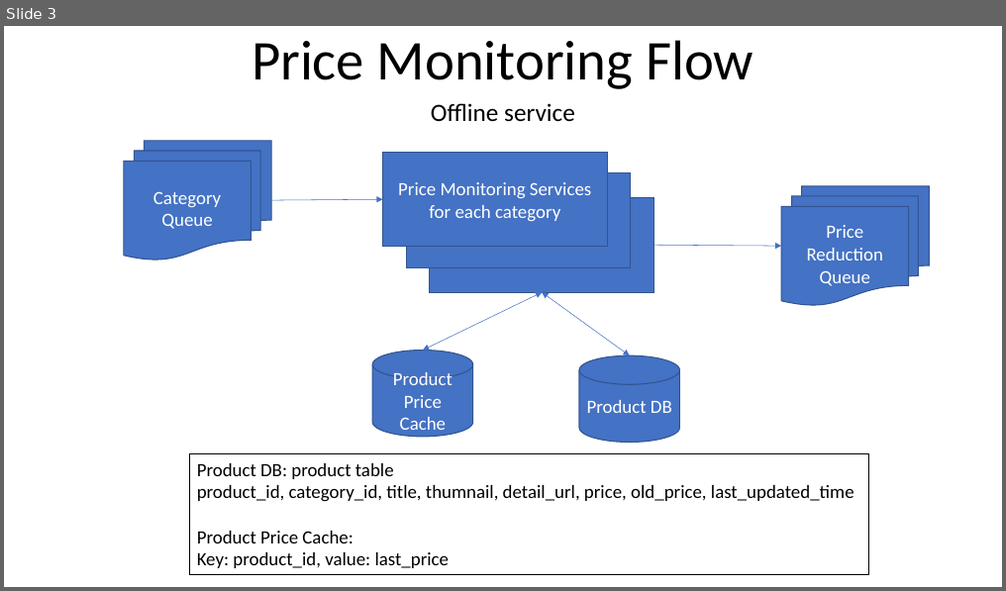
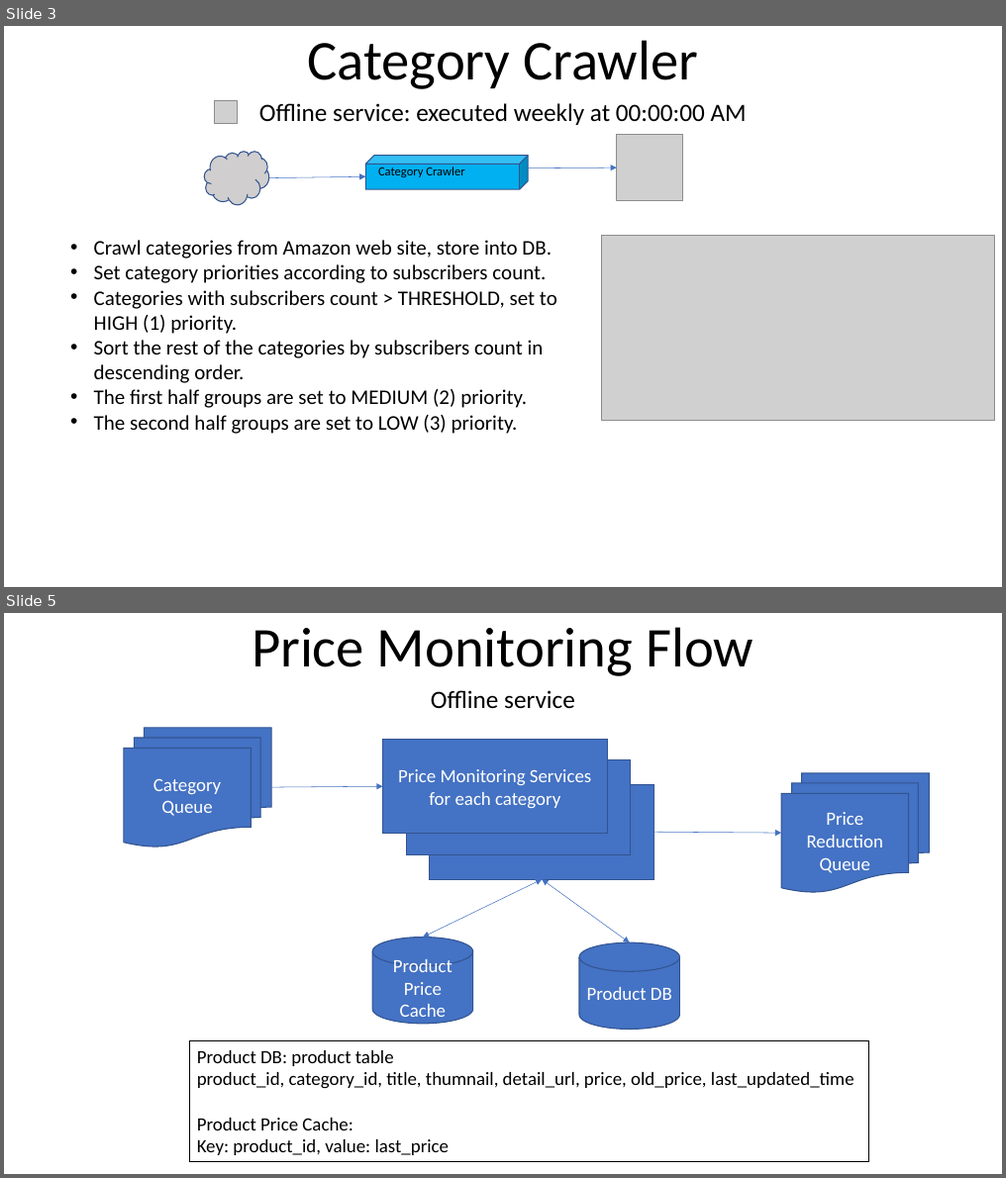
Before and after one commit to youhusky/price-monitoring-system, a slide deck: PriceMonitoringDesign.pptx. Shown one above the other, each under a label of ours: slide 3 before the commit, slides 3 and 5 after it; the slides between them are not shown. The pictures are 1006x591 and 1006x1178 pixels, drawn with LibreOffice and Linux fonts; fonts in the diff are those of the drawing; grey boxes stand for pictures. Boxes give left, top, right and bottom in pixels: in the first picture for what was removed or moved away, otherwise in the second. Text is boxed around its words. In the diff, an @@ line names an element or a change of style, - is before the commit and + after.

```diff
--- a/PriceMonitoringDesign.pptx
+++ b/PriceMonitoringDesign.pptx
@@ slide 3 added at <box>4,26,1002,587</box>, background #FFFFFF @@
@@ title added at <box>307,40,698,89</box>, 54 pt, text #000000 @@
+Category Crawler
@@ picture added at <box>214,101,237,123</box> @@
@@ subtitle added at <box>259,103,746,125</box>, 24 pt, text #000000 @@
+Offline service: executed weekly at 00:00:00 AM
@@ picture added at <box>617,135,684,201</box> @@
@@ cloud added at <box>205,151,269,204</box>, fill #D0CECE, outline #325491 1 pt @@
@@ cube added at <box>365,156,528,190</box>, fill #00B0F0, outline #325491 1 pt @@
@@ text added at <box>378,167,464,177</box>, 12 pt, text #000000 @@
+Category Crawler
@@ arrow added from (528, 169) to (617, 168), #4472C4 0.5 pt @@
@@ arrow added from (269, 178) to (365, 176), #4472C4 0.5 pt @@
@@ text added at <box>94,240,557,434</box>, 20 pt, text #000000 @@
+• Crawl categories from Amazon web site, store into DB.
+• Set category priorities according to subscribers count.
+• Categories with subscribers count > THRESHOLD, set to HIGH (1) priority.
+• Sort the rest of the categories by subscribers count in descending order.
+• The first half groups are set to MEDIUM (2) priority.
+• The second half groups are set to LOW (3) priority.
@@ picture added at <box>601,236,995,421</box> @@
@@ what was slide 3 is now slide 5 @@
```
Also in this commit, not shown: 1 slide changed, 3 other slides added, 2 slides removed, 1 other file.
